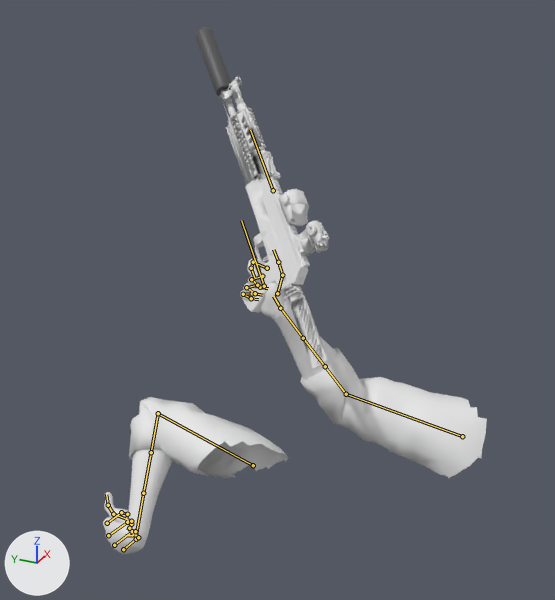
The glTF model client/public/models/viewmodel_rifle.glb as it was, and as the next commit left it.
Rendered twice from a 50 mm lens placed at (-1.39, -0.562, 0.732), pointed at (0.021, 0.073, 0.027). Arrows for +X, +Y and +Z are at lower left; the lights stay in place. The older version comes first. Both versions are drawn at frame 19 of the action 'rifle_reload'; the numbers are the values there. The bones that change, and the others that lie on the model, are drawn over the model as lines.

The first picture shows 'vm_rifle'.
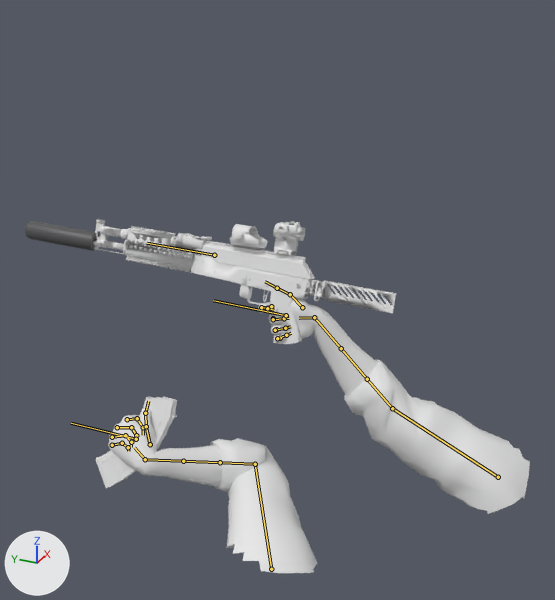
Where the change shows, as pixel boxes [x1, y1, x2, y2] in the pictures (555 x 600 px):
```json
{"object": "vm_rifle", "change": "posed", "before": [103, 27, 487, 554], "after": [25, 219, 530, 573], "on screen": "31% wider, 33% shorter"}
{"bone": "UpperArm.L", "before": "(253, 465) to (158, 413)", "after": "(271, 569) to (255, 464)"}
{"bone": "LowerArm.L", "before": "(158, 413) to (151, 452)", "after": "(255, 464) to (220, 462)"}
{"bone": "ForeTwist1.L", "before": "(151, 452) to (143, 493)", "after": "(220, 462) to (183, 461)"}
{"bone": "ForeTwist2.L", "before": "(143, 493) to (136, 535)", "after": "(183, 461) to (145, 459)"}
{"bone": "Wrist.L", "before": "(136, 535) to (125, 535)", "after": "(145, 459) to (134, 447)"}
{"bone": "UpperArm.R", "before": "(462, 436) to (346, 394)", "after": "(498, 477) to (392, 408)"}
{"bone": "LowerArm.R", "before": "(346, 394) to (325, 366)", "after": "(392, 408) to (367, 379)"}
{"bone": "ForeTwist1.R", "before": "(325, 366) to (303, 338)", "after": "(367, 379) to (341, 348)"}
{"bone": "ForeTwist2.R", "before": "(303, 338) to (280, 308)", "after": "(341, 348) to (314, 317)"}
{"bone": "Wrist.R", "before": "(280, 308) to (273, 296)", "after": "(314, 317) to (299, 318)"}
{"bone": "Index2.R", "before": "(267, 268) to (253, 262)", "after": "(271, 306) to (261, 307)"}
{"bone": "Index3.R", "before": "(253, 262) to (251, 268)", "after": "(261, 307) to (267, 308)"}
{"bone": "Index4.R", "before": "(251, 268) to (254, 277)", "after": "(267, 308) to (274, 310)"}
{"bone": "weapon", "before": "(264, 286) to (241, 220)", "after": "(286, 315) to (213, 300)"}
{"bone": "mag", "before": "(129, 528) to (129, 528)", "after": "(136, 439) to (71, 423)"}
```

The change, as JSON lines over the scene's bpy script:
```json
{"block": "bone_upperarm_l", "where": "bone_upperarm_l = bpy.data.objects['rig_rifle'].pose.bones['UpperArm.L']"}
{"op": "set", "path": "bone_upperarm_l.location", "old": "(1.289, 1.174, -0.038)", "new": "(1.463, 1.27, 0.043)"}
{"op": "set", "path": "bone_upperarm_l.rotation_quaternion", "old": "(0.716, -0.681, 0.0, 0.154)", "new": "(0.791, -0.335, 0.0, 0.511)", "note": "degrees (-86, 12, 13) -> degrees (-34, 20, 59)"}
{"block": "bone_lowerarm_l", "where": "bone_lowerarm_l = bpy.data.objects['rig_rifle'].pose.bones['LowerArm.L']  # child of 'UpperArm.L'"}
{"op": "set", "path": "bone_lowerarm_l.rotation_quaternion", "old": "(0.547, -0.567, -0.065, -0.613)", "new": "(0.367, -0.381, -0.014, 0.845)", "note": "degrees (-57, -50, -68) -> degrees (-23, 40, 124)"}
{"block": "bone_foretwist1_l", "where": "bone_foretwist1_l = bpy.data.objects['rig_rifle'].pose.bones['ForeTwist1.L']  # child of 'LowerArm.L'"}
{"op": "set", "path": "bone_foretwist1_l.rotation_quaternion", "old": "(0.891, 0.0, -0.455, 0.0)", "new": "(0.988, 0.0, -0.155, 0.0)", "note": "degrees (0, -54, 0) -> degrees (0, -18, 0)"}
{"block": "bone_foretwist2_l", "where": "bone_foretwist2_l = bpy.data.objects['rig_rifle'].pose.bones['ForeTwist2.L']  # child of 'LowerArm.L'"}
{"op": "set", "path": "bone_foretwist2_l.rotation_quaternion", "old": "(-0.633, 0.0, 0.774, 0.0)", "new": "(-0.957, 0.0, 0.288, 0.0)", "note": "degrees (0, -101, 0) -> degrees (0, -33, 0)"}
{"block": "bone_wrist_l", "where": "bone_wrist_l = bpy.data.objects['rig_rifle'].pose.bones['Wrist.L']  # child of 'LowerArm.L'"}
{"op": "set", "path": "bone_wrist_l.rotation_quaternion", "old": "(-0.086, -0.642, 0.722, 0.245)", "new": "(-0.786, 0.078, 0.43, 0.437)", "note": "degrees (152, 11, -99) -> degrees (22, -48, -68)"}
{"block": "bone_upperarm_r", "where": "bone_upperarm_r = bpy.data.objects['rig_rifle'].pose.bones['UpperArm.R']"}
{"op": "set", "path": "bone_upperarm_r.location", "old": "(-1.219, 1.231, 0.344)", "new": "(-1.225, 1.301, 0.433)"}
{"op": "set", "path": "bone_upperarm_r.rotation_quaternion", "old": "(0.655, -0.74, 0.0, -0.152)", "new": "(0.573, -0.735, 0.0, -0.363)", "note": "degrees (-96, -13, -12) -> degrees (-95, -32, -29)"}
{"block": "bone_lowerarm_r", "where": "bone_lowerarm_r = bpy.data.objects['rig_rifle'].pose.bones['LowerArm.R']  # child of 'UpperArm.R'"}
{"op": "set", "path": "bone_lowerarm_r.rotation_quaternion", "old": "(0.819, 0.08, 0.079, -0.562)", "new": "(0.911, -0.074, 0.103, -0.392)", "note": "degrees (3, 13, -69) -> degrees (-13, 7, -47)"}
{"block": "bone_foretwist1_r", "where": "bone_foretwist1_r = bpy.data.objects['rig_rifle'].pose.bones['ForeTwist1.R']  # child of 'LowerArm.R'"}
{"op": "set", "path": "bone_foretwist1_r.rotation_quaternion", "old": "(0.927, 0.0, 0.374, 0.0)", "new": "(0.901, 0.0, 0.435, 0.0)", "note": "degrees (0, 44, 0) -> degrees (0, 52, 0)"}
{"block": "bone_foretwist2_r", "where": "bone_foretwist2_r = bpy.data.objects['rig_rifle'].pose.bones['ForeTwist2.R']  # child of 'LowerArm.R'"}
{"op": "set", "path": "bone_foretwist2_r.rotation_quaternion", "old": "(0.753, 0.0, 0.658, 0.0)", "new": "(0.665, 0.0, 0.747, 0.0)", "note": "degrees (0, 82, 0) -> degrees (0, 97, 0)"}
{"block": "bone_wrist_r", "where": "bone_wrist_r = bpy.data.objects['rig_rifle'].pose.bones['Wrist.R']  # child of 'LowerArm.R'"}
{"op": "set", "path": "bone_wrist_r.rotation_quaternion", "old": "(0.513, -0.146, 0.714, -0.454)", "new": "(0.369, -0.475, 0.757, -0.255)", "note": "degrees (-94, 37, -123) -> degrees (-129, 18, -107)"}
{"block": "bone_index2_r", "where": "bone_index2_r = bpy.data.objects['rig_rifle'].pose.bones['Index2.R']  # child of 'Wrist.R'"}
{"op": "set", "path": "bone_index2_r.rotation_quaternion", "old": "(0.924, -0.192, 0.0, 0.331)", "new": "(0.893, -0.226, 0.0, 0.389)", "note": "degrees (-21, 7, 38) -> degrees (-24, 10, 45)"}
{"block": "bone_index3_r", "where": "bone_index3_r = bpy.data.objects['rig_rifle'].pose.bones['Index3.R']  # child of 'Index2.R'"}
{"op": "set", "path": "bone_index3_r.rotation_quaternion", "old": "(0.887, -0.272, -0.022, 0.372)", "new": "(0.921, -0.23, -0.018, 0.315)", "note": "degrees (-30, 9, 43) -> degrees (-26, 6, 36)"}
{"block": "bone_index4_r", "where": "bone_index4_r = bpy.data.objects['rig_rifle'].pose.bones['Index4.R']  # child of 'Index3.R'"}
{"op": "set", "path": "bone_index4_r.rotation_quaternion", "old": "(0.966, -0.153, -0.012, 0.209)", "new": "(1.0, 0.0, 0.0, 0.0)", "note": "degrees (-17, 2, 24) -> degrees (0, 0, 0)"}
{"block": "bone_weapon", "where": "bone_weapon = bpy.data.objects['rig_rifle'].pose.bones['weapon']"}
{"op": "set", "path": "bone_weapon.location", "old": "(0.01, 0.1, 0.06)", "new": "(-0.047, 0.022, 0.029)"}
{"op": "set", "path": "bone_weapon.rotation_quaternion", "old": "(0.879, 0.396, 0.109, -0.243)", "new": "(0.985, 0.011, 0.173, 0.019)", "note": "degrees (44, 23, -22) -> degrees (2, 20, 2)"}
{"block": "bone_mag", "where": "bone_mag = bpy.data.objects['rig_rifle'].pose.bones['mag']  # child of 'weapon'"}
{"op": "set", "path": "bone_mag.location", "old": "(-0.129, -0.557, -0.457)", "new": "(-0.034, 0.105, -0.314)"}
{"op": "set", "path": "bone_mag.rotation_quaternion", "old": "(0.576, -0.785, -0.218, 0.06)", "new": "(0.999, -0.008, 0.028, 0.014)", "note": "degrees (-109, -9, 25) -> degrees (-1, 3, 2)"}
{"op": "set", "path": "bone_mag.scale", "old": "(0.0, 0.0, 0.0)", "new": "(1.0, 1.0, 1.0)"}
```
